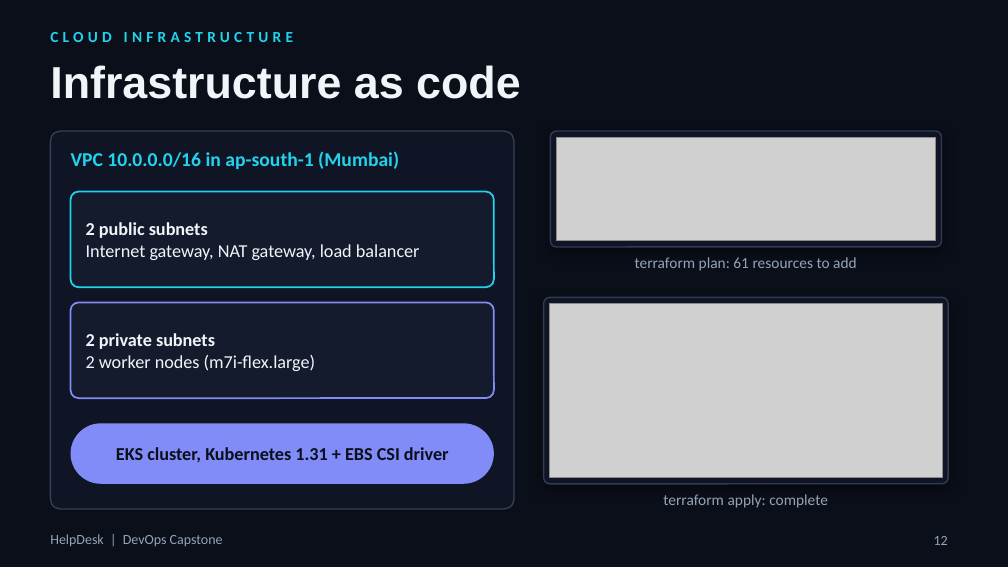
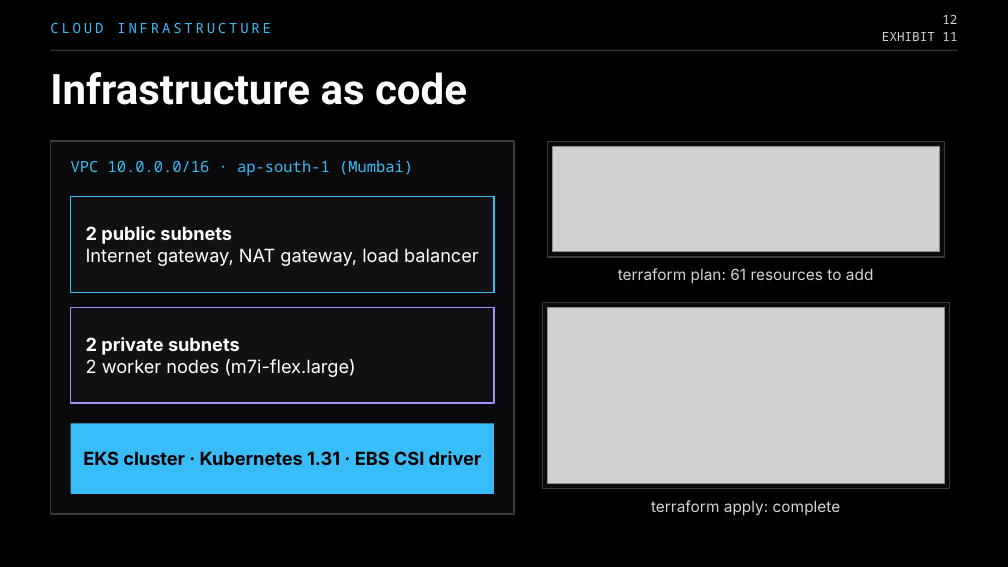
Before and after one commit to parthtaneja0001/helpdesk-devops-capstone, a slide deck: slide 12 of docs/HelpDesk-DevOps-Capstone.pptx. Drawn at 1008x567 pixels with LibreOffice and Linux fonts; fonts in the diff are those of the drawing; grey boxes stand for pictures; background and template pictures are left out. Boxes give left, top, right and bottom in pixels: in the first picture for what was removed or moved away, otherwise in the second. Text is boxed around its words. In the diff, an @@ line names an element or a change of style, - is before the commit and + after.

Commit message:
docs: restyle presentation in a black Swapline-style theme with Space Grotesk, Inter and JetBrains Mono

```diff
--- a/docs/HelpDesk-DevOps-Capstone.pptx
+++ b/docs/HelpDesk-DevOps-Capstone.pptx
@@ background picture (left out) to #000000 @@
@@ text "CLOUD INFRASTRUCTURE": place and size @@
-text "CLOUD INFRASTRUCTURE" at (50,32,293,42)
+text "CLOUD INFRASTRUCTURE" at (50,23,271,33)
@@ text "CLOUD INFRASTRUCTURE" at (50,23,271,33): size 11 to 10 pt, font Calibri to Noto Sans Mono, text colour #22D3EE to #38BDF8, letter spacing 3 to 2 pt, bold off @@
@@ text "12": place and size @@
-text "12" at (934,536,948,545)
+text "12" at (942,15,957,24)
@@ text "12" at (942,15,957,24): size 10 to 9 pt, font Calibri to Noto Sans Mono, text colour #94A3B8 to #D4D4D8; vertical alignment top to middle @@
@@ title "Infrastructure as code": place and size @@
-title "Infrastructure as code" at (50,65,521,99)
+title "Infrastructure as code" at (50,72,467,105)
@@ title "Infrastructure as code" at (50,72,467,105): size 32 to 30 pt, font Arial to Roboto, text colour #F1F5F9 to #FFFFFF @@
@@ line added from (50, 50) to (958, 50), #34343A 1 pt @@
@@ text added at (882,32,957,41), 9 pt, text #D4D4D8 @@
+EXHIBIT 11
@@ rounded rectangle removed at (50,131,514,509) @@
@@ rectangle added at (50,141,514,514), fill #0A0A0C, outline #3A3A42 1 pt @@
@@ rectangle added at (547,141,943,257), fill #0A0A0C, outline #3A3A42 0.75 pt @@
@@ rounded rectangle removed at (550,131,941,247) @@
@@ picture: place and size @@
-picture at (556,137,935,241)
+picture at (552,146,938,252)
@@ text at (71,160,413,176): text changed; size 14 to 11 pt; font Calibri to Noto Sans Mono; text colour #22D3EE to #38BDF8; bold off @@
-VPC 10.0.0.0/16 in ap-south-1 (Mumbai)
+VPC 10.0.0.0/16 · ap-south-1 (Mumbai)
@@ rounded rectangle removed at (71,192,494,287) @@
@@ rectangle added at (71,197,494,292), fill #111114, outline #38BDF8 1 pt @@
@@ text "2 public subnets" at (86,226,479,266): font Calibri to Inter, text colour #F1F5F9 to #FFFFFF @@
@@ text "terraform plan: 61 resources to ..." at (618,268,874,283): font Calibri to Inter, text colour #94A3B8 to #D4D4D8 @@
@@ text "terraform plan: 61 resources to ...": place and size @@
-text "terraform plan: 61 resources to ..." at (635,257,857,271)
+text "terraform plan: 61 resources to ..." at (618,268,874,283)
@@ rounded rectangle removed at (543,297,948,484) @@
@@ rounded rectangle removed at (71,302,494,398) @@
@@ rectangle added at (71,307,494,403), fill #111114, outline #A78BFA 1 pt @@
@@ text "2 private subnets" at (86,337,355,377): font Calibri to Inter, text colour #F1F5F9 to #FFFFFF @@
@@ rectangle added at (542,302,950,489), fill #0A0A0C, outline #3A3A42 0.75 pt @@
@@ picture: place and size @@
-picture at (549,303,941,478)
+picture at (547,307,944,484)
@@ rounded rectangle removed at (71,423,494,484) @@
@@ rectangle added at (71,423,494,494), fill #38BDF8 @@
@@ text at (83,451,482,465): text changed; font Calibri to Inter; text colour #0B0F19 to #000000 @@
-EKS cluster, Kubernetes 1.31 + EBS CSI driver
+EKS cluster · Kubernetes 1.31 · EBS CSI driver
@@ text "terraform apply: complete": place and size @@
-text "terraform apply: complete" at (663,494,828,508)
+text "terraform apply: complete" at (651,500,841,515)
@@ text "terraform apply: complete" at (651,500,841,515): font Calibri to Inter, text colour #94A3B8 to #D4D4D8 @@
@@ text removed at (50,534,223,546) @@
-HelpDesk | DevOps Capstone
```
Also in this commit, not shown: 23 other slides changed, 1 other file.
